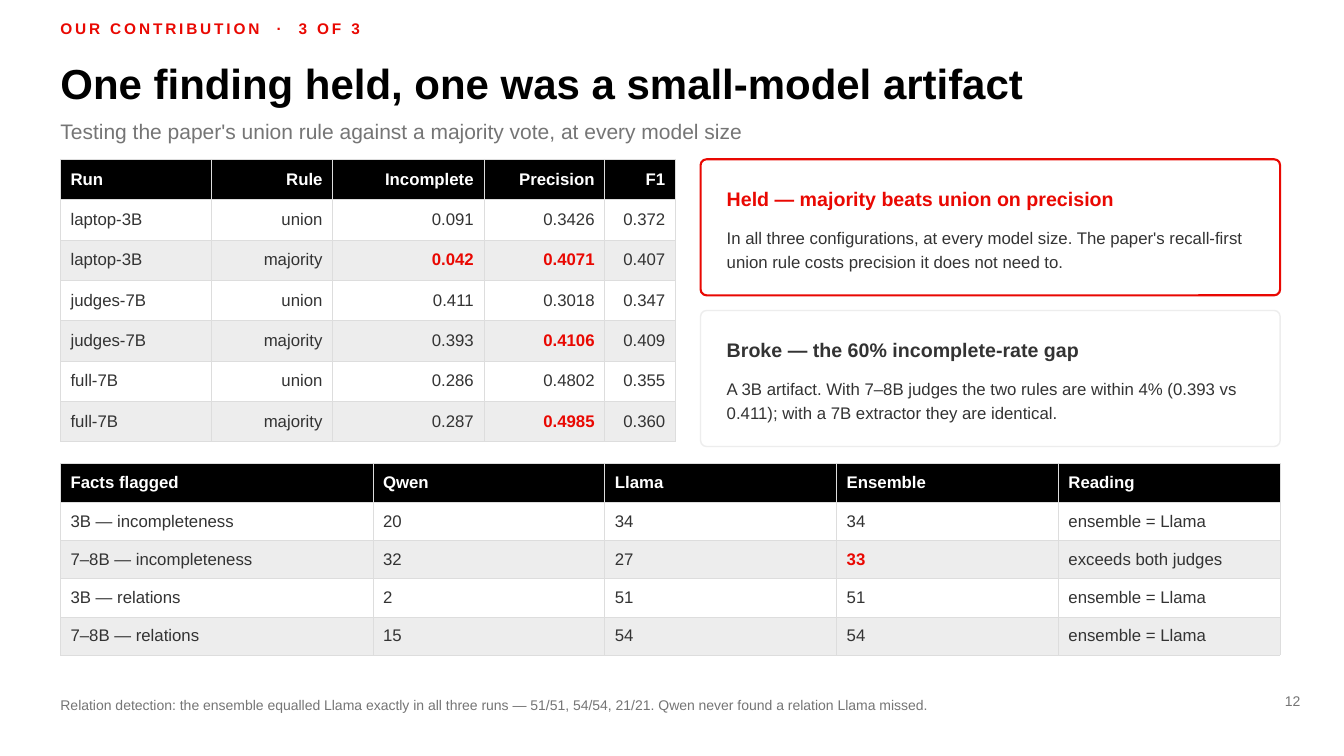
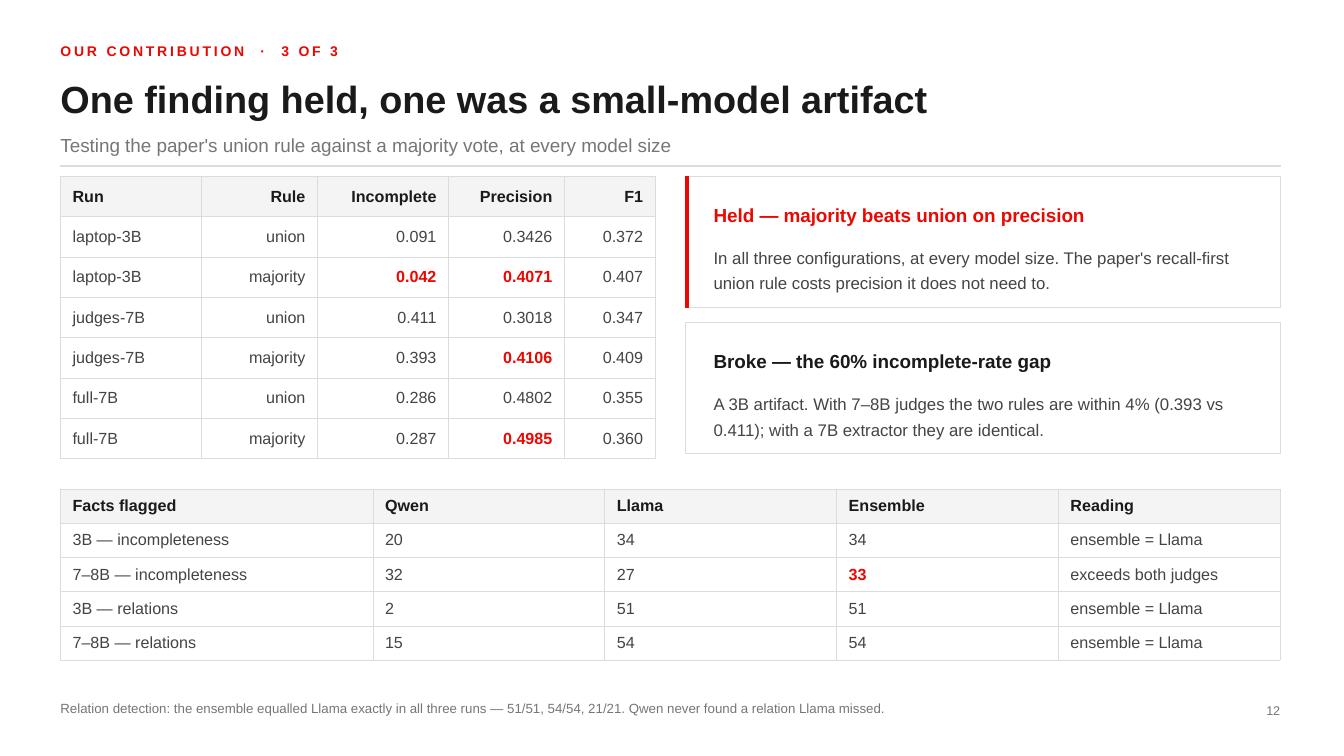
Before and after one commit to MadhavKrishna06/Verifact-Lite, a slide deck: slide 12 of presentation/VERIFACT-Lite-TTU.pptx. Drawn at 1344x756 pixels with LibreOffice and Linux fonts; fonts in the diff are those of the drawing. Boxes give left, top, right and bottom in pixels: in the first picture for what was removed or moved away, otherwise in the second. Text is boxed around its words. In the diff, an @@ line names an element or a change of style, - is before the commit and + after.

Commit message:
style: minimal theme, one grid, no repeated cost claim
Restyles the deck as a plain professional document: white slides, one
tinted panel tone, hairline rules, and the Texas Tech identity reduced
to a hint — scarlet for the section label and for emphasis only, with
Tahoma headings over Arial body text. The black fills and full-bleed
dark slides are gone.

Adds a shared grid — 0.6" margins, 12.1" content width, 0.3" gutters —
and a col(i, cols, span) helper. Every row of cards, figures and
tables now resolves its own geometry from it, which fixes the columns
that did not line up and the boxes whose text ran past their edges.

Specific layout fixes:
  - slide 11: the figure tiles overlapped the table above them
  - slide 12: the F1 column was too narrow, wrapped, and pushed the
    table into the one below it
  - slide 13 and A4: card text overflowed the card
  - slide 15: the first rule sat on top of the header rule
  - the cover chips are laid out sequentially instead of hard-coded

Also drops the repeated zero-cost claim. It now appears once, as one
figure on the setup slide, instead of on six slides.

```diff
--- a/presentation/VERIFACT-Lite-TTU.pptx
+++ b/presentation/VERIFACT-Lite-TTU.pptx
@@ text "OUR CONTRIBUTION · 3 OF ...": place and size @@
-text "OUR CONTRIBUTION · 3 OF ..." at [60,23,360,34]
+text "OUR CONTRIBUTION · 3 OF ..." at [60,46,338,56]
@@ text "OUR CONTRIBUTION · 3 OF ..." at [60,46,338,56]: size 11 to 10 pt @@
@@ text "One finding held, one was ...": place and size @@
-text "One finding held, one was ..." at [60,68,1023,107]
+text "One finding held, one was ..." at [60,85,927,121]
@@ text "One finding held, one was ..." at [60,85,927,121]: size 30 to 27 pt, text colour #000000 to #1A1A1A @@
@@ text "Testing the paper's union rule ...": place and size @@
-text "Testing the paper's union rule ..." at [60,124,741,143]
+text "Testing the paper's union rule ..." at [60,138,671,156]
@@ text "Testing the paper's union rule ..." at [60,138,671,156]: size 15 to 13.5 pt, text colour #757575 to #767676 @@
@@ table at [60,176,655,452] @@
@@ fill #000000 to #F4F4F4 in row 1 @@
@@ fill #EDEDED to #FFFFFF in 15 cells @@
@@ size 12 to 11.5 pt @@
@@ text colour #FFFFFF to #1A1A1A in "Run", "Rule", "Incomplete", "Precision" and 1 more places @@
@@ text colour #333333 to #444444 in "laptop-3B", "union", "0.091", "0.3426" and 22 more places @@
@@ borders changed @@
@@ table: place and size @@
-table at [60,159,676,435]
+table at [60,176,655,452]
@@ rectangle added at [60,165,1280,166], fill #DCDCDC, outline #DCDCDC 0.25 pt @@
@@ rectangle added at [686,176,1280,308], fill #FFFFFF, outline #DCDCDC 0.75 pt @@
@@ rectangle added at [686,176,689,308], fill #E90802, outline #E90802 0.25 pt @@
@@ rounded rectangle removed at [701,159,1280,295] @@
@@ text "Held — majority beats union ...": place and size @@
-text "Held — majority beats union ..." at [727,191,1113,210]
+text "Held — majority beats union ..." at [714,208,1085,226]
@@ text "Held — majority beats union ..." at [714,208,1085,226]: size 14 to 13.5 pt @@
@@ text "In all three configurations, at ..." at [714,252,1229,293]: text colour #333333 to #444444; line spacing 1.2 to 1.25 @@
@@ text "In all three configurations, at ...": place and size @@
-text "In all three configurations, at ..." at [727,232,1242,272]
+text "In all three configurations, at ..." at [714,252,1229,293]
@@ rectangle added at [686,323,1280,454], fill #FFFFFF, outline #DCDCDC 0.75 pt @@
@@ rounded rectangle removed at [701,311,1280,447] @@
@@ text "Broke — the 60% incomplete-rate ...": place and size @@
-text "Broke — the 60% incomplete-rate ..." at [727,342,1079,361]
+text "Broke — the 60% incomplete-rate ..." at [714,354,1051,372]
@@ text "Broke — the 60% incomplete-rate ..." at [714,354,1051,372]: size 14 to 13.5 pt, text colour #333333 to #1A1A1A @@
@@ text "A 3B artifact. With 7–8B ...": place and size @@
-text "A 3B artifact. With 7–8B ..." at [727,383,1237,423]
+text "A 3B artifact. With 7–8B ..." at [714,398,1224,440]
@@ text "A 3B artifact. With 7–8B ..." at [714,398,1224,440]: text colour #333333 to #444444; line spacing 1.2 to 1.25 @@
@@ table at [60,489,1280,652] @@
@@ fill #000000 to #F4F4F4 in row 1 @@
@@ fill #EDEDED to #FFFFFF in 10 cells @@
@@ size 12 to 11.5 pt @@
@@ text colour #FFFFFF to #1A1A1A in "Facts flagged", "Qwen", "Llama", "Ensemble" and 1 more places @@
@@ text colour #333333 to #444444 in "3B — incompleteness", "20", "34", "34" and 15 more places @@
@@ borders changed @@
@@ table: place and size @@
-table at [60,464,1280,645]
+table at [60,489,1280,652]
@@ text "Relation detection: the ensemble equalled ..." at [60,703,885,716]: size 10 to 9.5 pt, text colour #757575 to #767676 @@
@@ page number: place and size @@
-page number at [1285,696,1301,706]
+page number at [1266,706,1280,715]
@@ page number at [1266,706,1280,715]: size 10 to 9 pt, text colour #757575 to #767676 @@
```
Also in this commit, not shown: 18 other slides changed, 1 other file.
